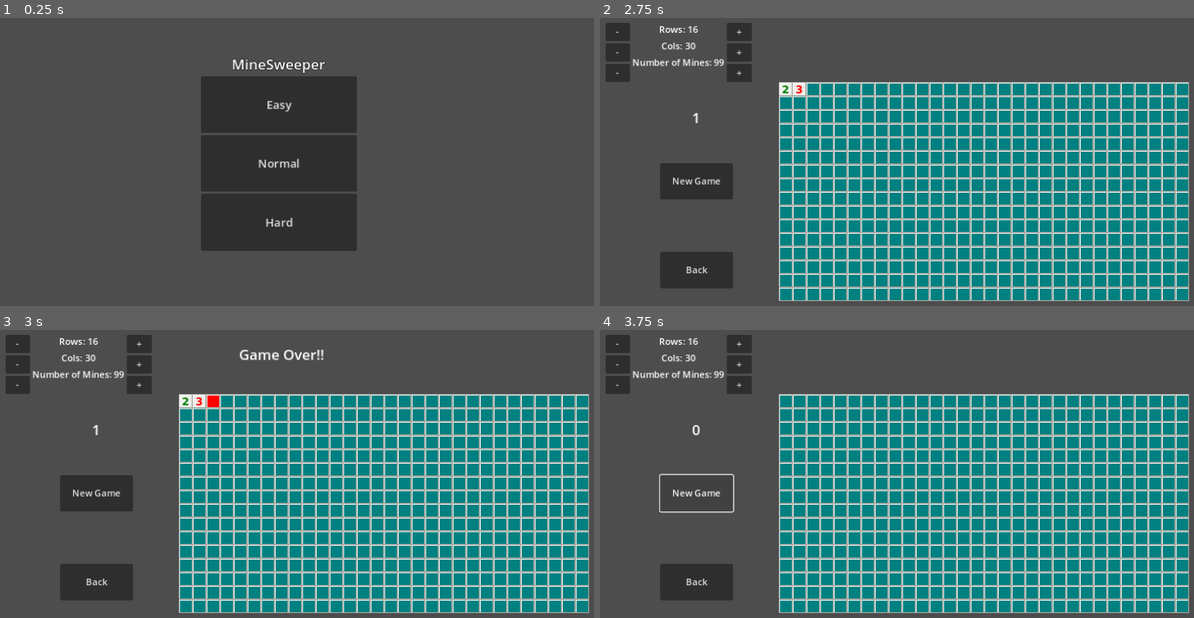
Above: before the commit, frames 1-4 (two rows, left to right).
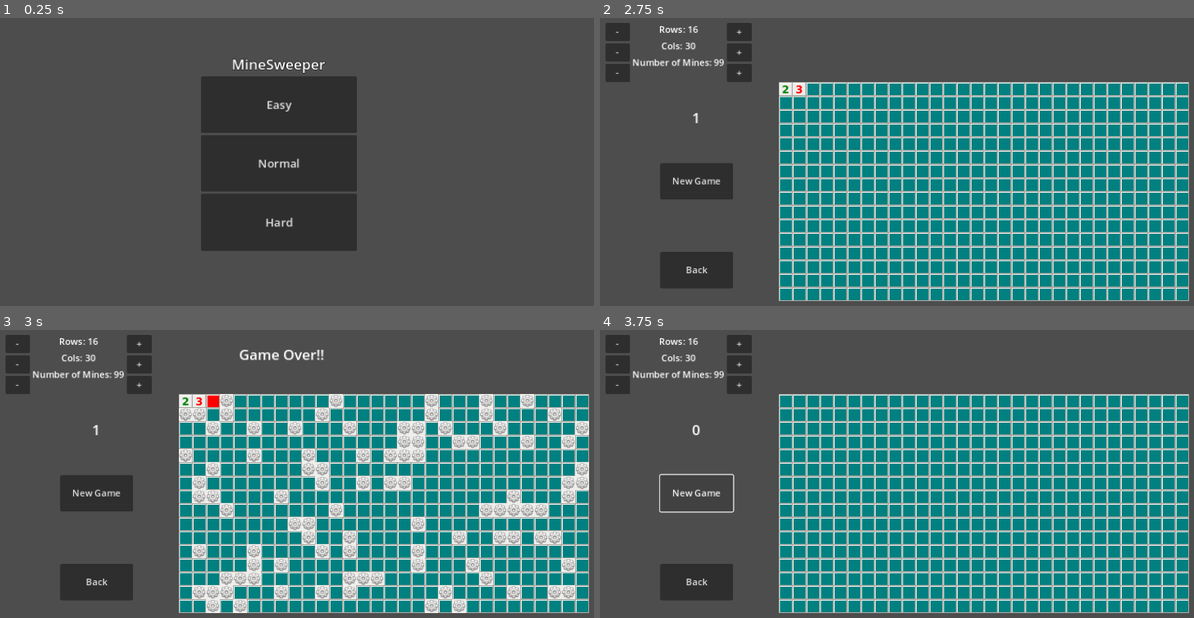
Above: after the commit, the same moments.

Repository: PudWin14/Go_Minas
Game: Godot game, scene res://Scenes/main.tscn
Same seed, same stepped clock (60 frames per second), same inputs: the game is played once before the commit and once after it.
Inputs (mouse positions are in pixels of both pictures, inside the frame that each line leads up to):
- Up to frame 1 (0.25 s): no input
- Up to frame 2 (2.75 s): click "Hard" at 0.5 s; click (784, 90) at 1.25 s; click (801, 90) at 2.02 s
- Up to frame 3 (3 s): click (213, 402) at 2.77 s
- Up to frame 4 (3.75 s): click "New Game" at 3.5 s

Frames 1-2 are identical in both runs. In frame 3, 10% of the frame differs, in the area x 30-100%, y 22-99%; in frame 4, nothing differs.

Commit message:
Improved quality of win and end game states
Show all the flags or mines

Diff:
--- a/Scenes/GlobalVariables.gd
+++ b/Scenes/GlobalVariables.gd
@@ -9,7 +9,6 @@
 var new_max_cols = MAX_COLS
 var new_num_mines = NUM_MINES
 
-var around_flags = 0
 
 var cells_grid = create_grid(MAX_ROWS,MAX_COLS,NUM_MINES)
 
--- a/Scenes/cell.gd
+++ b/Scenes/cell.gd
@@ -18,11 +18,6 @@
 signal click_around(pos : Vector2)
 signal find_around_status(positions : Vector2)
 
-
-# Called when the node enters the scene tree for the first time.
-func _ready():
-#	print("row:",row," col:",col)
-	pass
 
 func _process(delta):
 	match status:
@@ -93,11 +88,17 @@
 			click.emit()
 
 	texture_normal = texture
-#	texture_disabled = texture
-#
-#	disabled = true
+
 
 func clear_around():
 	find_around_status.emit(my_pos)
-	print(GlobalVariables.around_flags)
-#	print("MIDDLE")
+
+
+func win():
+	if status == 1:
+		status = 2
+		texture_normal = GlobalVariables.texture_flag
+
+func lose():
+	if (status == 1) and (GlobalVariables.cells_grid[row][col] <0):
+		texture_normal = GlobalVariables.texture_mine
--- a/Scenes/game.gd
+++ b/Scenes/game.gd
@@ -6,6 +6,8 @@
 @onready var CellsGrid = get_node("CellsGrid")
 
 signal click_cell_main(pos : Vector2)
+signal win
+signal lose
 
 func _ready():
 	display_cells(GlobalVariables.MAX_ROWS,GlobalVariables.MAX_COLS)
@@ -16,9 +18,13 @@
 
 
 func end_game():
-	get_tree().paused = true
 	$Timer.stop()
 	$HUD.game_over()
+
+	lose.emit()
+
+	get_tree().paused = true
+
 
 
 func click_around_cells(cell : Vector2):
@@ -52,6 +58,7 @@
 
 	if total_uncovered == GlobalVariables.NUM_MINES:
 		$HUD.win()
+		win.emit()
 		return true
 	return false
 
@@ -72,7 +79,10 @@
 			new_cell.click.connect(click_free_cell)
 			new_cell.click_around.connect(click_around_cells)
 			new_cell.find_around_status.connect(find_status_around)
+
 			click_cell_main.connect(new_cell.click_cell_from_main)
+			win.connect(new_cell.win)
+			lose.connect(new_cell.lose)
 
 			CellsGrid.add_child(new_cell)
 
@@ -119,7 +129,5 @@
 		if cell.status == 2:
 			num_flags += 1
 
-	GlobalVariables.around_flags = num_flags
-
 	if num_flags >= GlobalVariables.cells_grid[pos.x][pos.y]:
 		click_around_cells(pos)
